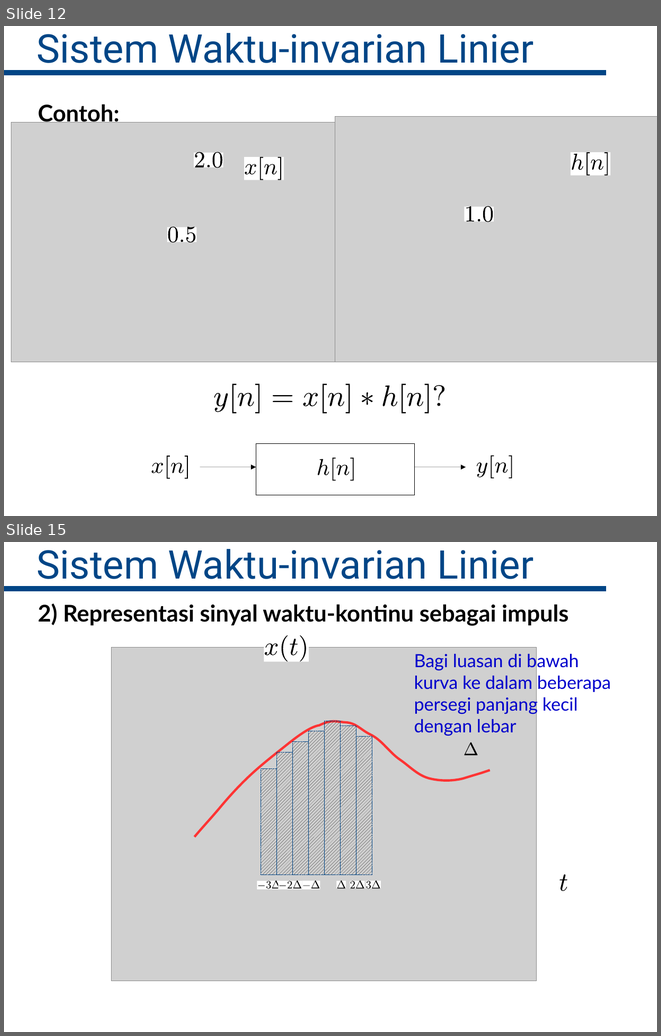
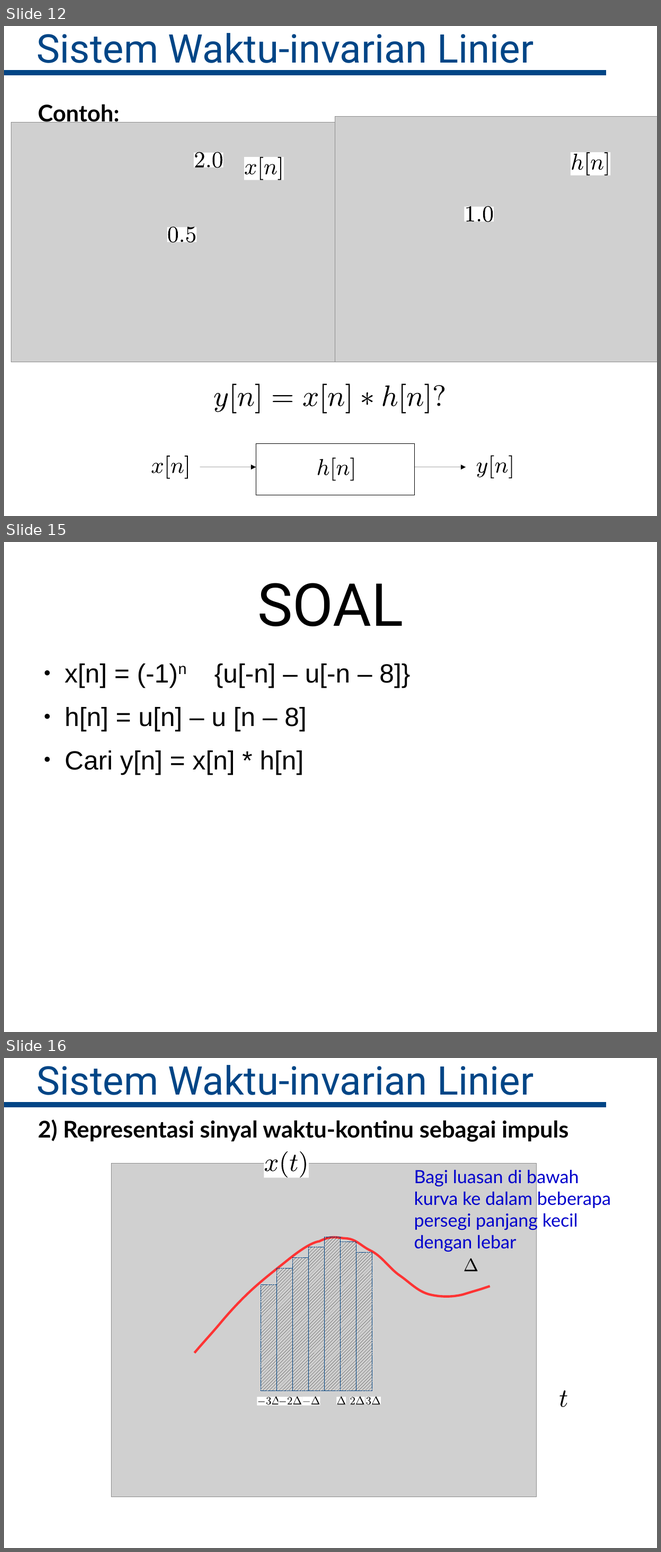
Before and after one commit to bagustris/sinyalsistem, a slide deck: slides/Week3_SinyalSistem.odp. Shown one above the other, each under a label of ours: slides 12 and 15 before the commit, slides 12, 15 and 16 after it; the slides between them are not shown. The pictures are 661x1036 and 661x1552 pixels, drawn with LibreOffice and Linux fonts; fonts in the diff are those of the drawing; grey boxes stand for pictures. Boxes give left, top, right and bottom in pixels: in the first picture for what was removed or moved away, otherwise in the second. Text is boxed around its words. In the diff, an @@ line names an element or a change of style, - is before the commit and + after.

```diff
--- a/slides/Week3_SinyalSistem.odp
+++ b/slides/Week3_SinyalSistem.odp
@@ slide 15 added at <box>4,542,657,1032</box>, background #FFFFFF @@
@@ title added at <box>257,583,403,626</box>, 72 pt, text #000000 @@
+SOAL
@@ text added at <box>64,663,410,774</box>, 32 pt, text #000000 @@
+● x[n] = (-1)n {u[-n] – u[-n – 8]}
+● h[n] = u[n] – u [n – 8]
+● Cari y[n] = x[n] * h[n]
@@ what was slide 15 is now slide 16 @@
```
Also in this commit, not shown: 4 slides changed, 2 other slides added, 2 other files.
